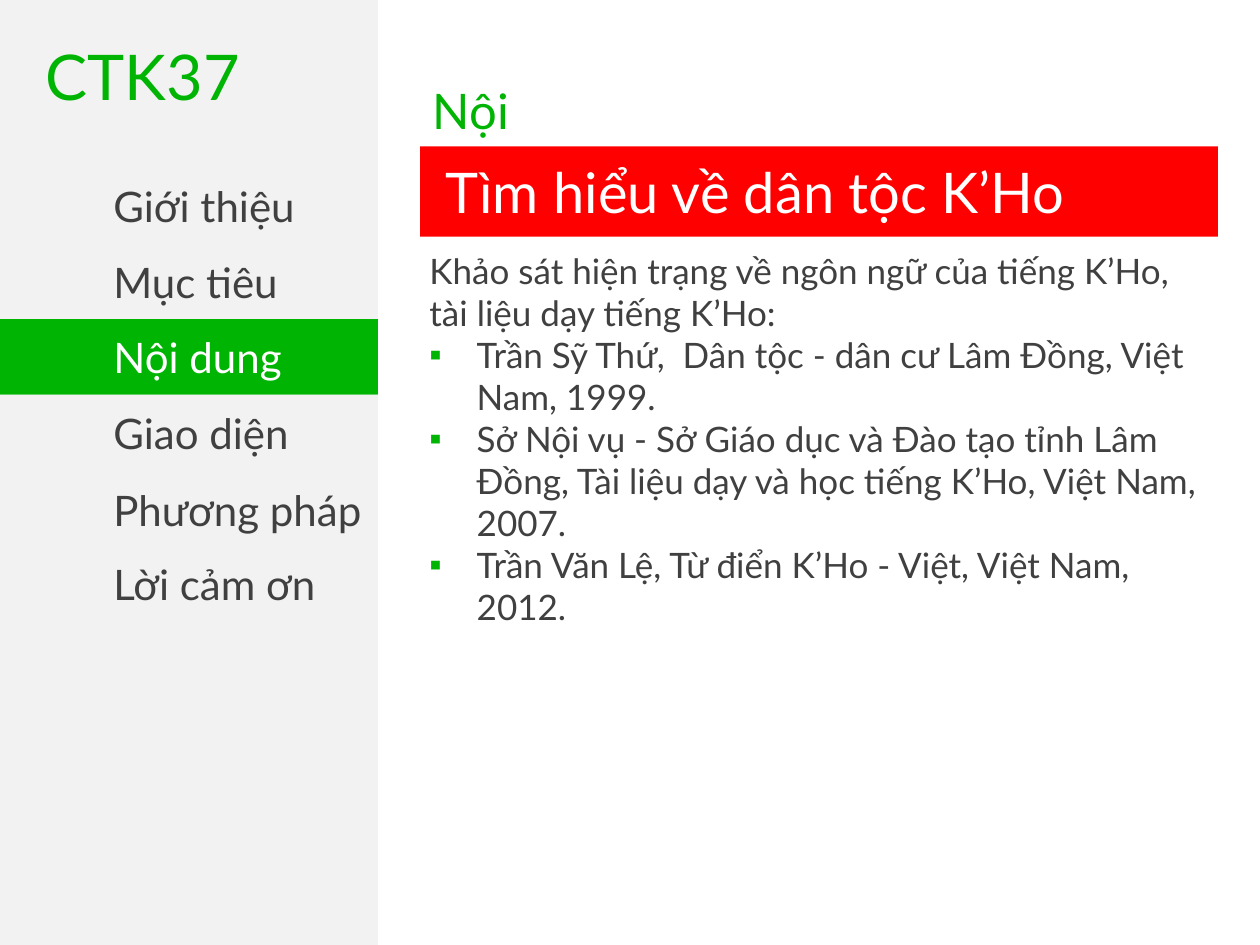
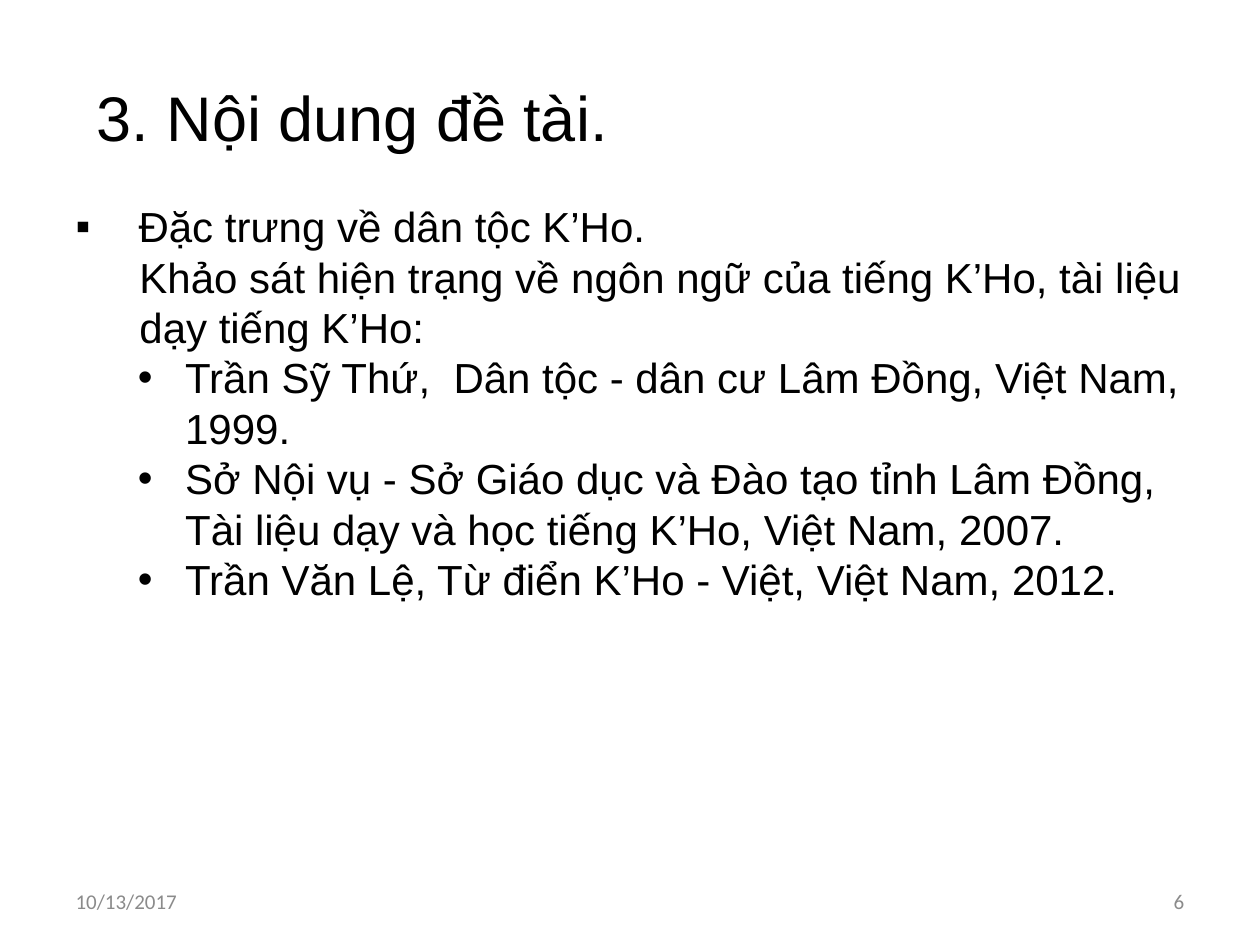
Before and after one commit to khanhvinhit/Do-An, a slide deck: slide 6 of THESIS/DACN_UD_Hoc_KHo_CTK37_ThuyetTrinh_06102017.pptx. Drawn at 1260x945 pixels with LibreOffice and Linux fonts; fonts in the diff are those of the drawing. Boxes give left, top, right and bottom in pixels: in the first picture for what was removed or moved away, otherwise in the second. Text is boxed around its words. In the diff, an @@ line names an element or a change of style, - is before the commit and + after.

```diff
--- a/THESIS/DACN_UD_Hoc_KHo_CTK37_ThuyetTrinh_06102017.pptx
+++ b/THESIS/DACN_UD_Hoc_KHo_CTK37_ThuyetTrinh_06102017.pptx
@@ rectangle removed at box(0, 0, 378, 945) @@
@@ text removed at box(46, 54, 240, 101) @@
-CTK37
@@ title added at box(97, 92, 608, 153), 36 pt, text #000000 @@
+3. Nội dung đề tài.
@@ text removed at box(433, 93, 540, 198) @@
-Nội dung
@@ rectangle removed at box(420, 146, 1217, 237) @@
-Tìm hiểu về dân tộc K’Ho
@@ text "Đặc trưng về dân tộc ...": place and size @@
-text "Đặc trưng về dân tộc ..." at box(429, 256, 1195, 585)
+text "Đặc trưng về dân tộc ..." at box(139, 209, 1180, 602)
@@ text "Đặc trưng về dân tộc ..." at box(139, 209, 1180, 602): vertical alignment top to middle @@
@@ text removed at box(113, 191, 294, 230) @@
-Giới thiệu
@@ text at box(139, 209, 645, 251): paragraph added @@
+▪ Đặc trưng về dân tộc K’Ho.
@@ rectangle removed at box(0, 243, 378, 319) @@
-Mục tiêu
@@ text at box(139, 260, 1180, 602): size 20 to 24 pt, font Lato to Arial, text colour #404040 to #000000; indent changed; bullet ▪ to • @@
@@ rectangle removed at box(0, 319, 378, 394) @@
-Nội dung
@@ rectangle removed at box(0, 394, 378, 470) @@
-Giao diện
@@ text removed at box(113, 495, 361, 534) @@
-Phương pháp
@@ text removed at box(113, 569, 315, 601) @@
-Lời cảm ơn
@@ text added at box(76, 894, 177, 910), 12 pt, text #8C8C8C @@
+10/13/2017
@@ page number added at box(1174, 895, 1185, 909), 12 pt, text #8C8C8C @@
+6
```
Also in this commit, not shown: 13 other slides changed, 12 slides added, 16 slides removed, 4 other files.
